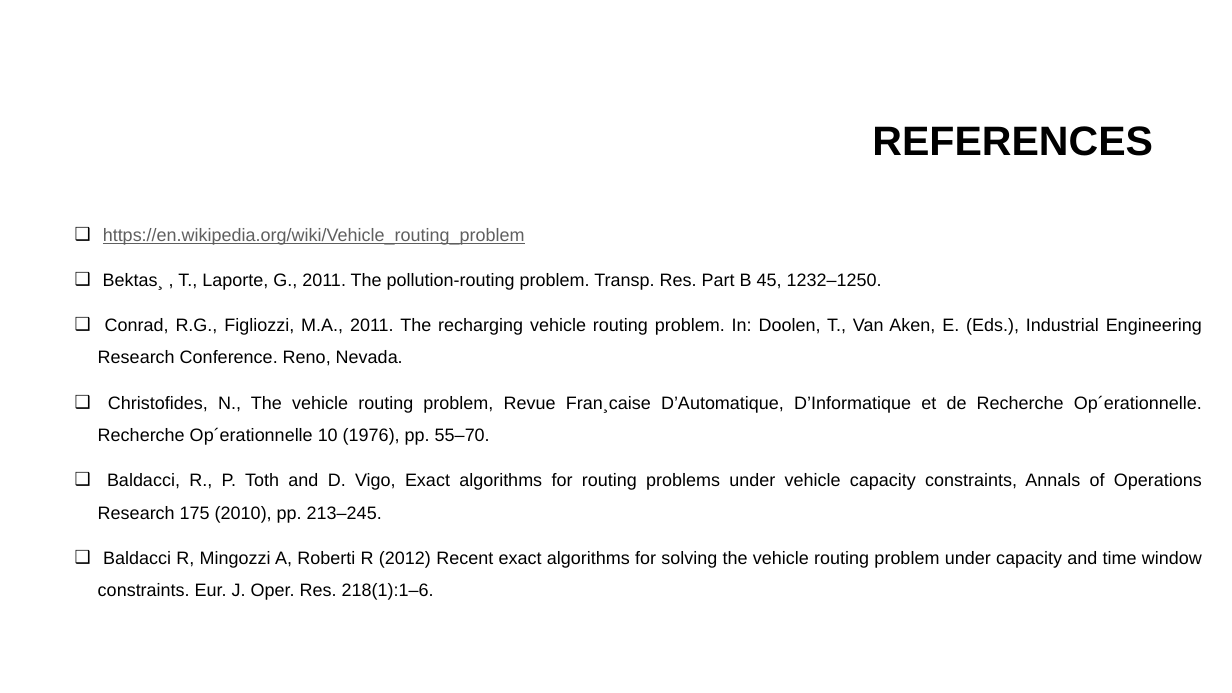
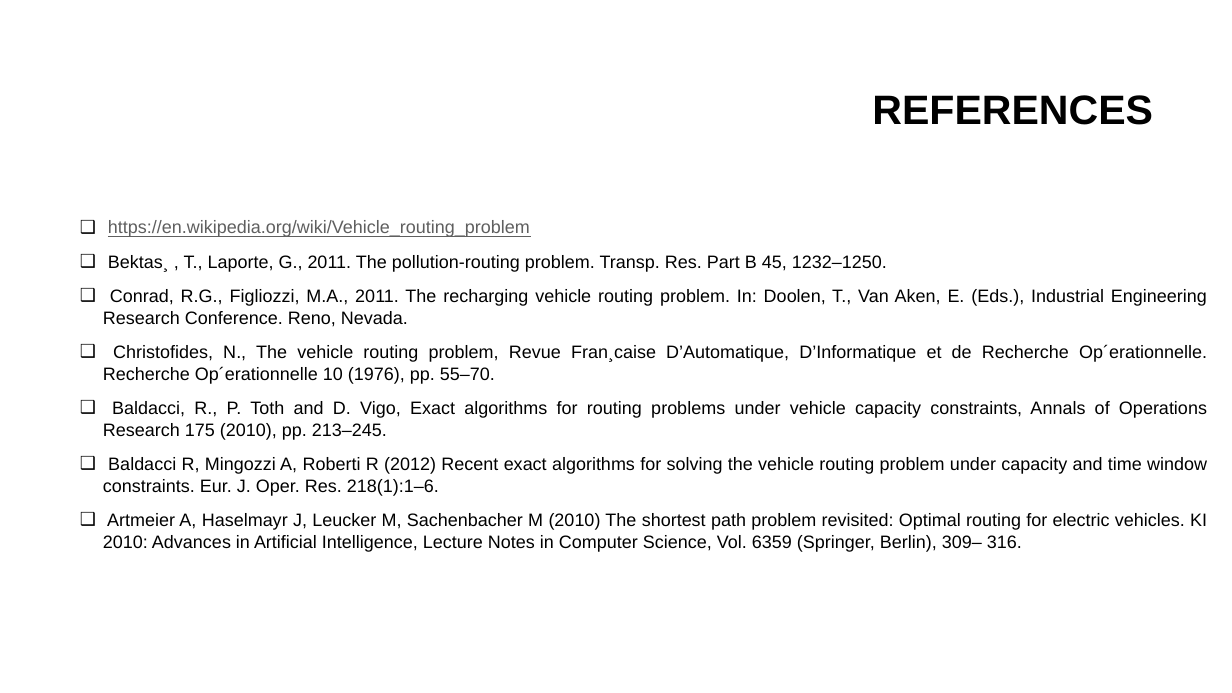
Before and after one commit to nayan082/Thesis-report-slide, a slide deck: slide 23 of 1507082.pptx (slide 22 before the commit). Drawn at 1232x693 pixels with LibreOffice and Linux fonts; fonts in the diff are those of the drawing; background and template pictures are left out. Boxes give left, top, right and bottom in pixels: in the first picture for what was removed or moved away, otherwise in the second. Text is boxed around its words. In the diff, an @@ line names an element or a change of style, - is before the commit and + after.

```diff
--- a/1507082.pptx
+++ b/1507082.pptx
@@ title "REFERENCES" moved from (x1=872, y1=126, x2=1153, y2=156) to (x1=872, y1=95, x2=1153, y2=125) @@
@@ text at (x1=103, y1=220, x2=1207, y2=496): line spacing 1.5 to 1 @@
@@ text at (x1=103, y1=513, x2=1207, y2=552): paragraph added @@
+❑ Artmeier A, Haselmayr J, Leucker M, Sachenbacher M (2010) The shortest path problem revisited: Optimal routing for electric vehicles. KI 2010: Advances in Artificial Intelligence, Lecture Notes in Computer Science, Vol. 6359 (Springer, Berlin), 309– 316.
```
Also in this commit, not shown: 15 other slides changed, 1 slide added, 2 other files.
